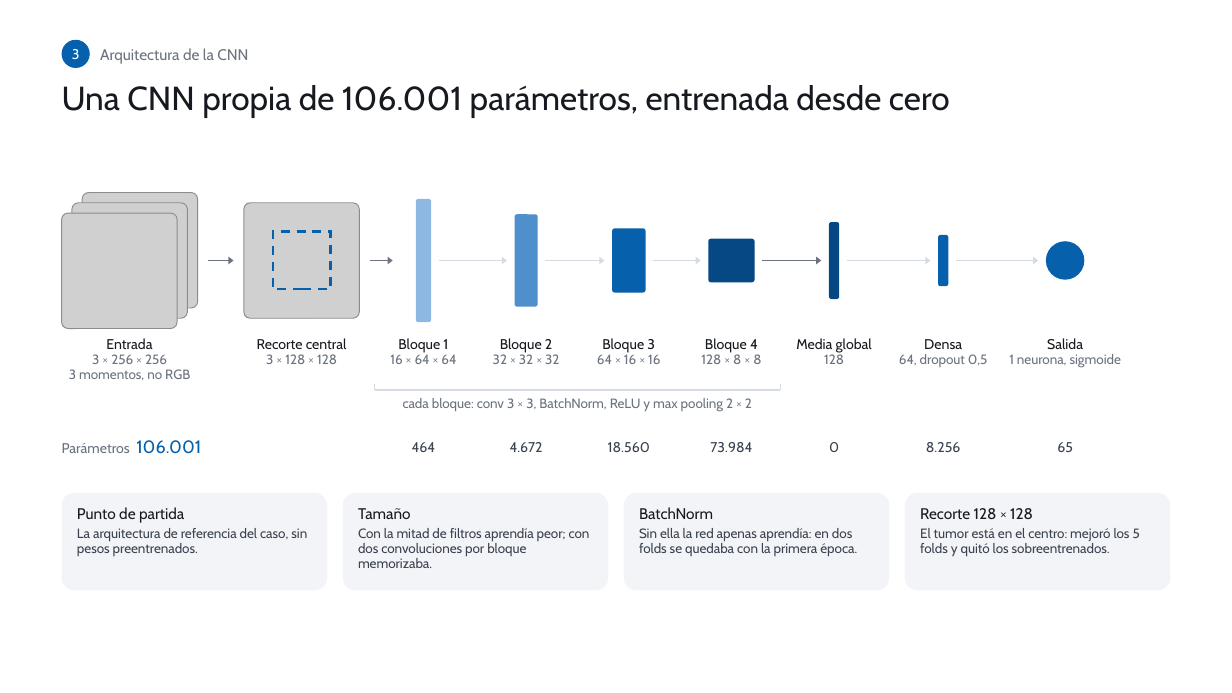
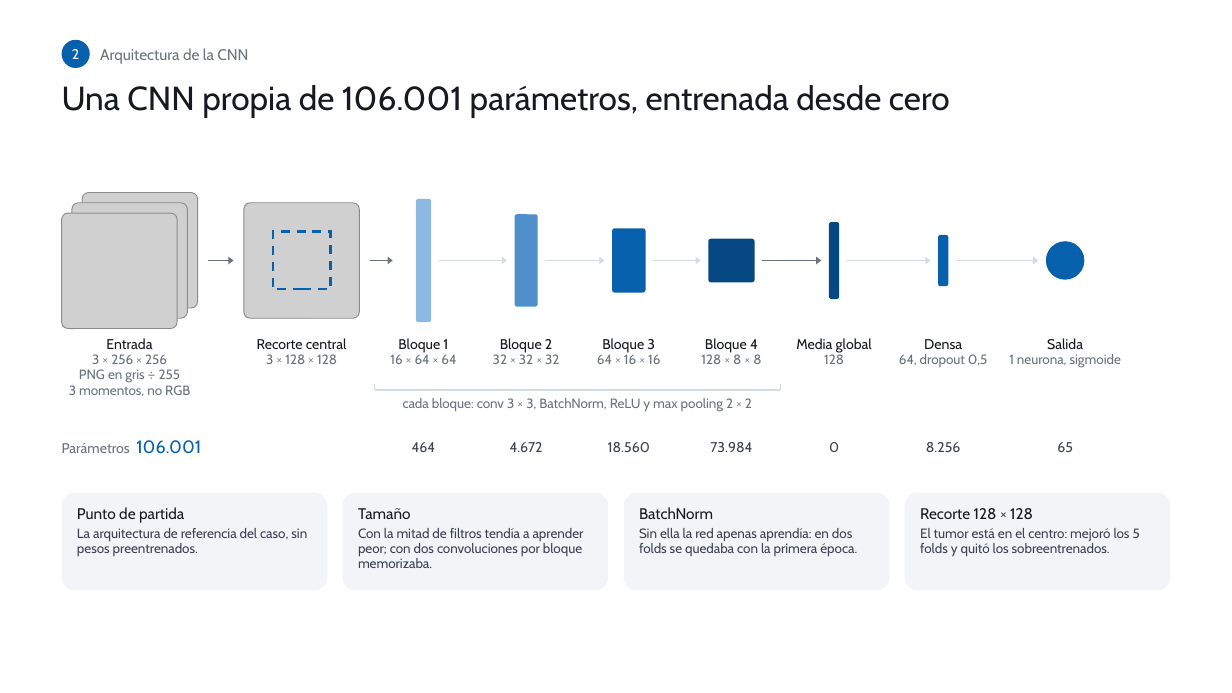
Before and after one commit to PabloJimenezGirardeau/Caso-Cancer-de-mama, a slide deck: slide 3 of presentacion/Presentacion_pCR.pptx (slide 4 before the commit). Drawn at 1232x693 pixels with LibreOffice and Linux fonts; fonts in the diff are those of the drawing; grey boxes stand for pictures; background and template pictures are left out. Boxes give left, top, right and bottom in pixels: in the first picture for what was removed or moved away, otherwise in the second. Text is boxed around its words. In the diff, an @@ line names an element or a change of style, - is before the commit and + after.

```diff
--- a/presentacion/Presentacion_pCR.pptx
+++ b/presentacion/Presentacion_pCR.pptx
@@ text in ellipse at (72,49,79,59): text changed @@
-3
+2
@@ text at (79,369,181,383): paragraph added @@
+PNG en gris ÷ 255
@@ text at (358,528,584,568): text changed @@
-Con la mitad de filtros aprendía peor; con dos convoluciones por bloque memorizaba.
+Con la mitad de filtros tendía a aprender peor; con dos convoluciones por bloque memorizaba.
```
Also in this commit, not shown: 2 other slides changed, 1 slide added, 1 slide removed, 3 other files.
